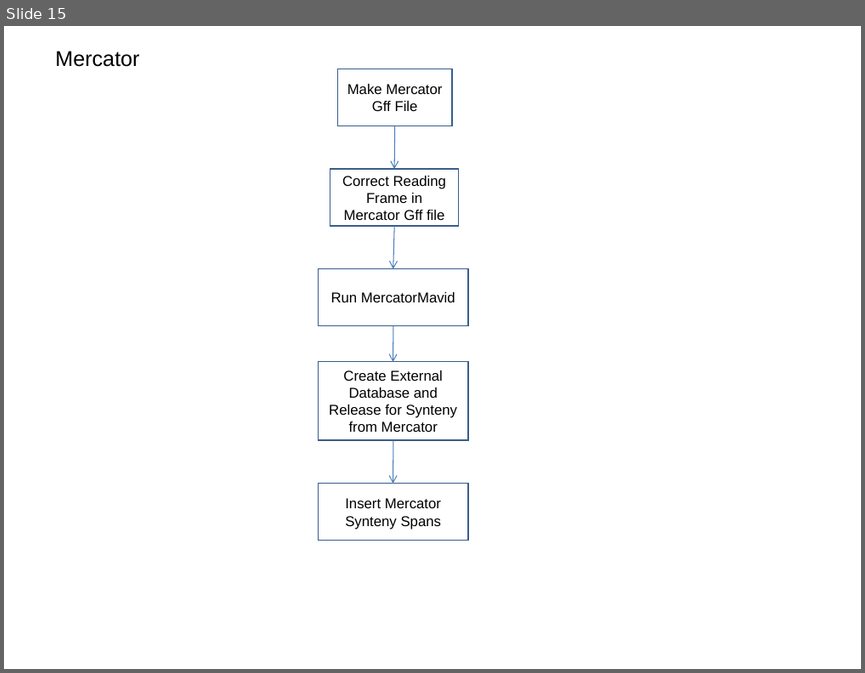
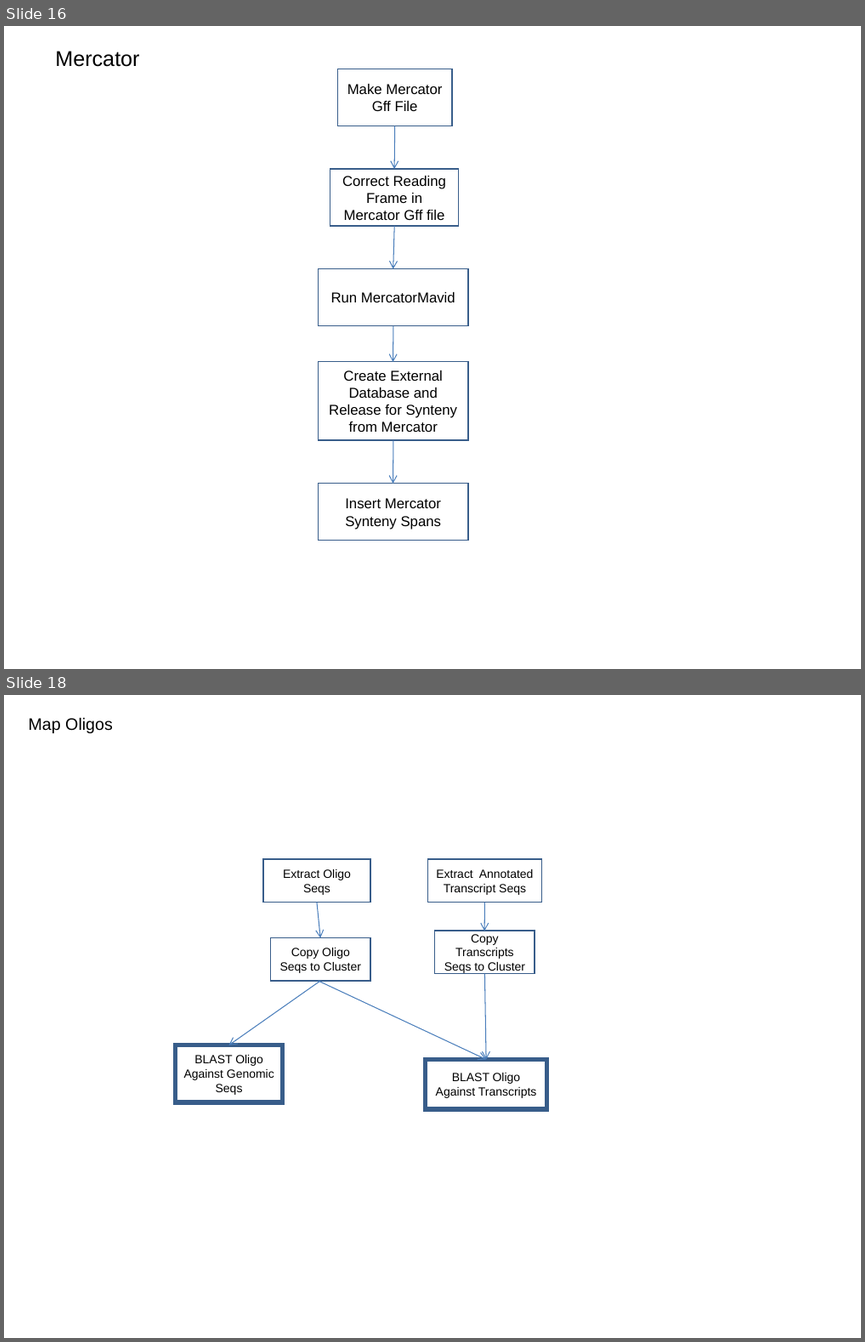
Before and after one commit to VEuPathDB/ApiCommonData, a slide deck: Load/doc/workflow/AnalysisWorkflow.ppt. Shown one above the other, each under a label of ours: slide 15 before the commit, slides 16 and 18 after it; the slides between them are not shown. The pictures are 865x673 and 865x1342 pixels, drawn with LibreOffice and Linux fonts; fonts in the diff are those of the drawing. Boxes give left, top, right and bottom in pixels: in the first picture for what was removed or moved away, otherwise in the second. Text is boxed around its words. In the diff, an @@ line names an element or a change of style, - is before the commit and + after.

```diff
--- a/Load/doc/workflow/AnalysisWorkflow.ppt
+++ b/Load/doc/workflow/AnalysisWorkflow.ppt
@@ slide 18 added at <box>4,695,861,1338</box>, background #FFFFFF @@
@@ text added at <box>29,717,113,733</box>, 14 pt, text #000000 @@
+Map Oligos
@@ rectangle added at <box>263,860,370,902</box>, outline #385D8A 0.99 pt, 10 pt, text #000000 @@
+Extract Oligo Seqs
@@ rectangle added at <box>427,860,541,902</box>, outline #385D8A 0.99 pt, 10 pt, text #000000 @@
+Extract Annotated Transcript Seqs
@@ arrow added from (317, 902) to (320, 937), #4A7EBB 0.74 pt @@
@@ arrow added from (484, 902) to (484, 930), #4A7EBB 0.74 pt @@
@@ rectangle added at <box>270,937,370,981</box>, outline #385D8A 0.99 pt, 10 pt, text #000000 @@
+Copy Oligo Seqs to Cluster
@@ rectangle added at <box>435,930,535,974</box>, outline #385D8A 0.99 pt, 10 pt, text #000000 @@
+Copy Transcripts Seqs to Cluster
@@ arrow added from (484, 974) to (487, 1059), #4A7EBB 0.74 pt @@
@@ arrow added from (320, 981) to (228, 1044), #4A7EBB 0.74 pt @@
@@ arrow added from (318, 981) to (487, 1059), #4A7EBB 0.74 pt @@
@@ rectangle added at <box>176,1044,283,1102</box>, outline #385D8A 4 pt, 10 pt, text #000000 @@
+BLAST Oligo Against Genomic Seqs
@@ rectangle added at <box>426,1059,547,1109</box>, outline #385D8A 4 pt, 10 pt, text #000000 @@
+BLAST Oligo Against Transcripts
@@ what was slide 15 is now slide 16 @@
```
Also in this commit, not shown: 5 slides changed, 6 other slides added.
